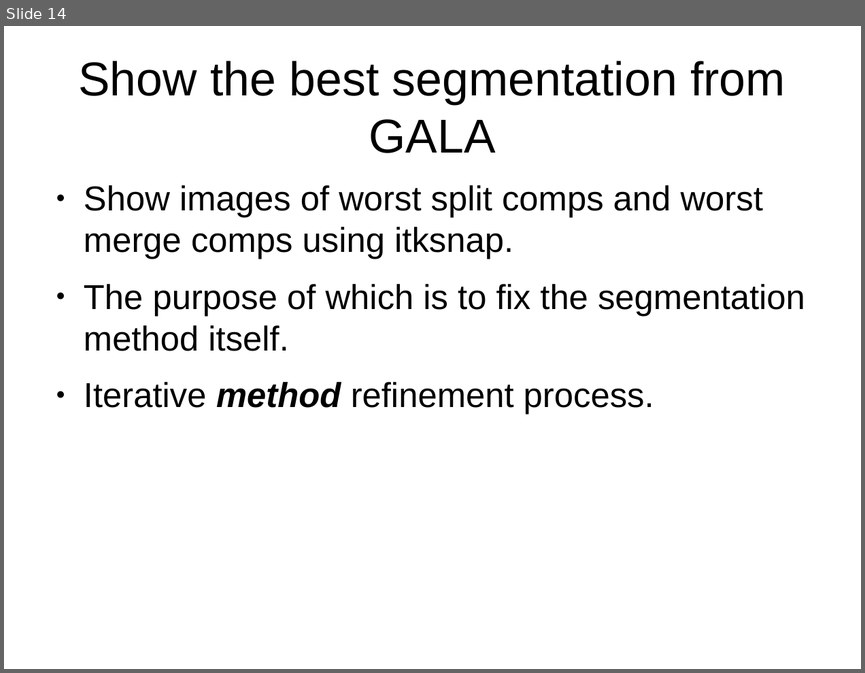
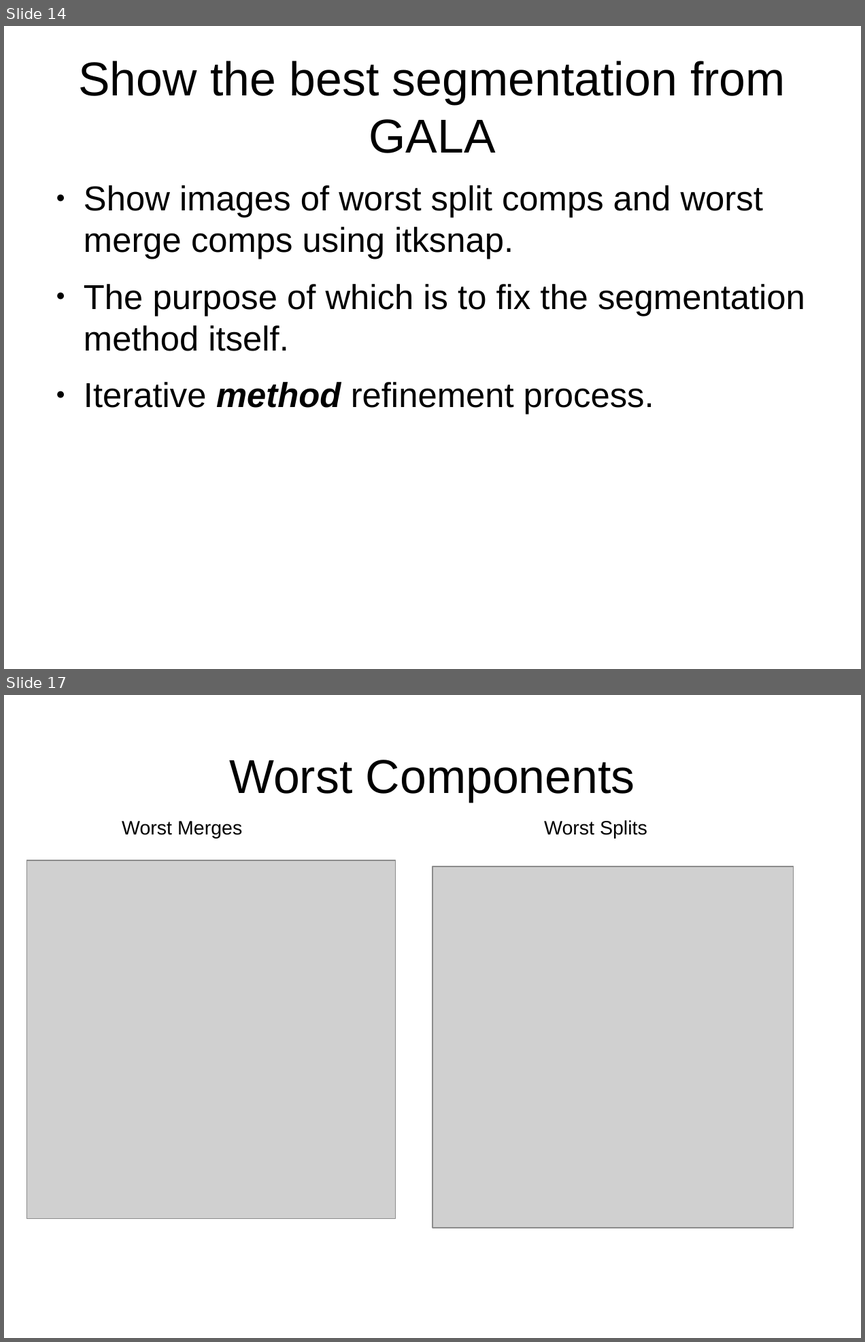
Before and after one commit to JohnnyTeutonic/view_all, a slide deck: Segmentation_Presentation.odp. Shown one above the other, each under a label of ours: slide 14 before the commit, slides 14 and 17 after it; the slides between them are not shown. The pictures are 865x673 and 865x1342 pixels, drawn with LibreOffice and Linux fonts; fonts in the diff are those of the drawing; grey boxes stand for pictures. Boxes give left, top, right and bottom in pixels: in the first picture for what was removed or moved away, otherwise in the second. Text is boxed around its words. In the diff, an @@ line names an element or a change of style, - is before the commit and + after.

```diff
--- a/Segmentation_Presentation.odp
+++ b/Segmentation_Presentation.odp
@@ slide 17 added at <box>4,695,861,1338</box>, background #FFFFFF @@
@@ title added at <box>229,760,635,802</box>, 44 pt, text #000000 @@
+Worst Components
@@ text added at <box>122,821,242,838</box>, 18 pt, text #000000 @@
+Worst Merges
@@ text added at <box>544,820,647,838</box>, 18 pt, text #000000 @@
+Worst Splits
@@ picture added at <box>26,861,396,1218</box> @@
@@ picture added at <box>432,867,794,1228</box> @@
```
Also in this commit, not shown: 4 slides changed, 3 other slides added, 3 slides removed, 1 other file.
